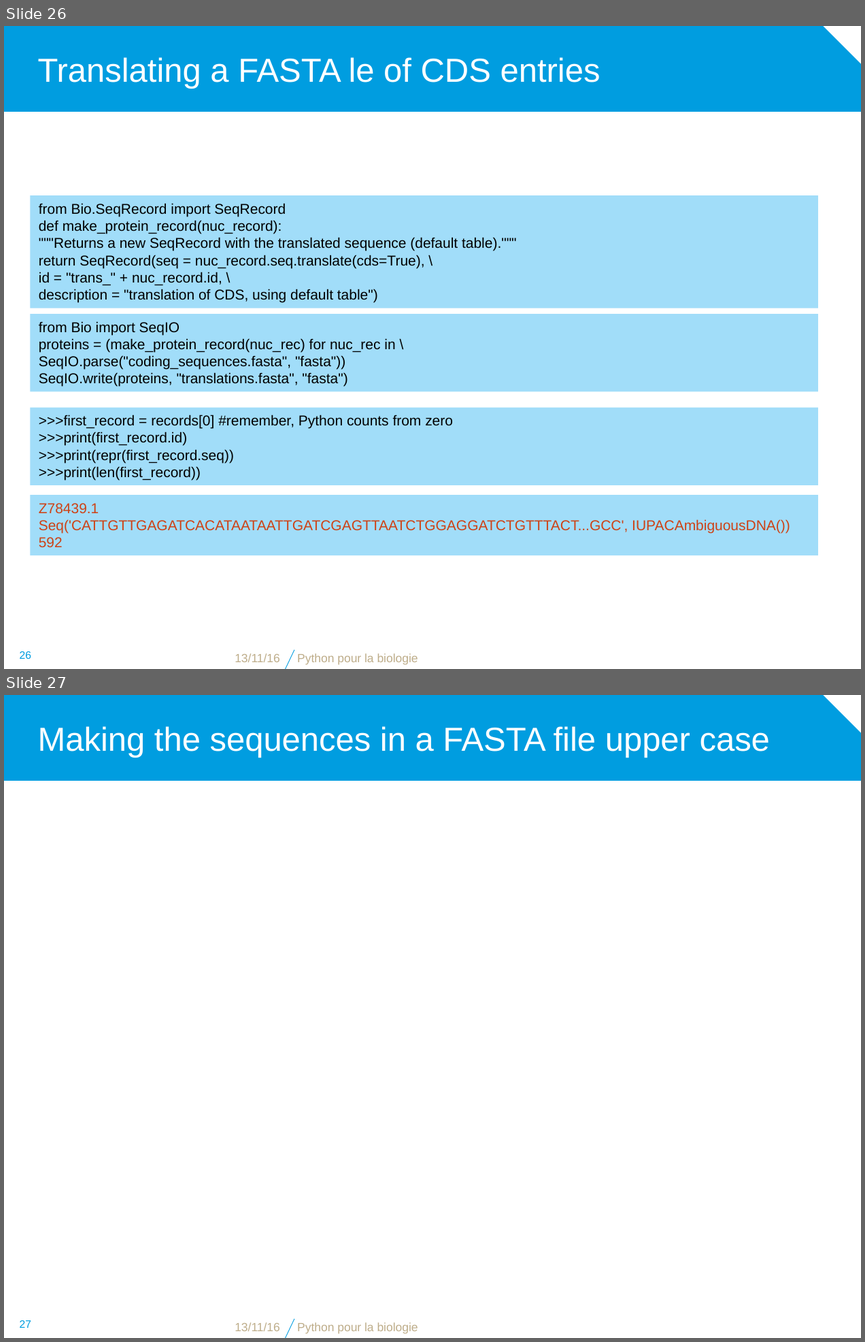
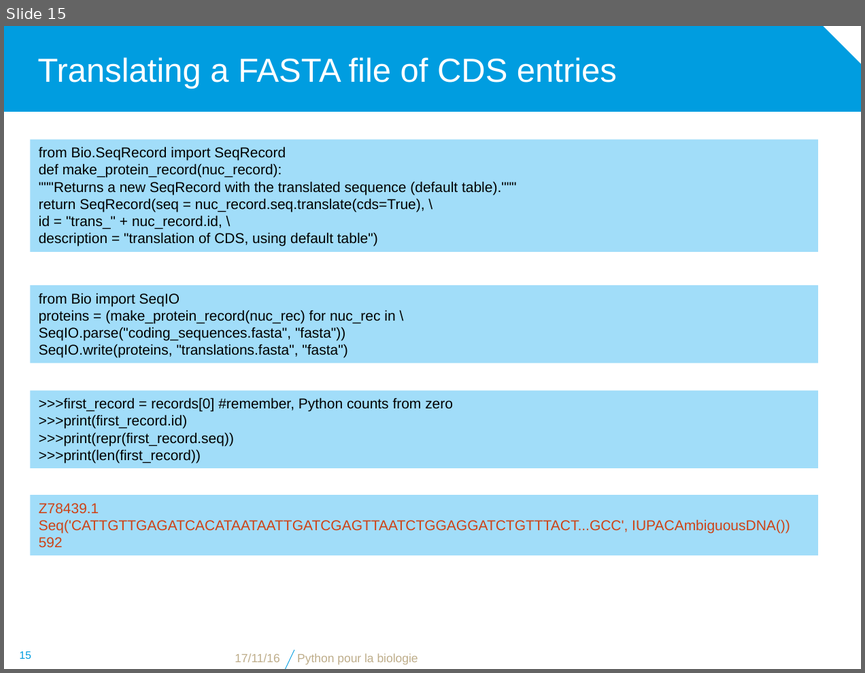
Before and after one commit to bdartigues/python_cnrs_formation, a slide deck: slides/python_biopython_Parsing_Object.pptx. Shown one above the other, each under a label of ours: slides 26 and 27 before the commit, slide 15 after it. The pictures are 865x1342 and 865x673 pixels, drawn with LibreOffice and Linux fonts; fonts in the diff are those of the drawing; background and template pictures are left out. Boxes give left, top, right and bottom in pixels: in the first picture for what was removed or moved away, otherwise in the second. Text is boxed around its words. In the diff, an @@ line names an element or a change of style, - is before the commit and + after.

```diff
--- a/slides/python_biopython_Parsing_Object.pptx
+++ b/slides/python_biopython_Parsing_Object.pptx
@@ slide 27 removed at bbox=[4, 695, 861, 1338], background #FFFFFF; not listed: 2 template elements that a slide beside it also shows @@
@@ title removed at bbox=[38, 726, 770, 758] @@
-Making the sequences in a FASTA file upper case
@@ page number removed at bbox=[20, 1320, 32, 1327] @@
-27
@@ text removed at bbox=[235, 1322, 280, 1331] @@
-13/11/16
@@ text removed at bbox=[297, 1322, 418, 1334] @@
-Python pour la biologie
@@ what was slide 26 is now slide 15 @@
@@ slide 15 changed as well @@
@@ title at bbox=[38, 57, 617, 89]: text changed @@
-Translating a FASTA le of CDS entries
+Translating a FASTA file of CDS entries
@@ rectangle "from Bio.SeqRecord import SeqRecord": place and size @@
-rectangle "from Bio.SeqRecord import SeqRecord" at bbox=[31, 195, 818, 308]
+rectangle "from Bio.SeqRecord import SeqRecord" at bbox=[31, 139, 818, 251]
@@ rectangle "from Bio import SeqIO": place and size @@
-rectangle "from Bio import SeqIO" at bbox=[31, 314, 818, 392]
+rectangle "from Bio import SeqIO" at bbox=[31, 285, 818, 363]
@@ rectangle ">>>first_record = records[0] #remember, Python ...": place and size @@
-rectangle ">>>first_record = records[0] #remember, Python ..." at bbox=[31, 407, 818, 485]
+rectangle ">>>first_record = records[0] #remember, Python ..." at bbox=[31, 390, 818, 468]
@@ page number at bbox=[20, 651, 32, 658]: text changed @@
-26
+15
@@ text at bbox=[235, 653, 280, 662]: text changed @@
-13/11/16
+17/11/16
```
Also in this commit, not shown: 17 other slides changed, 12 other slides removed, 1 other file.
